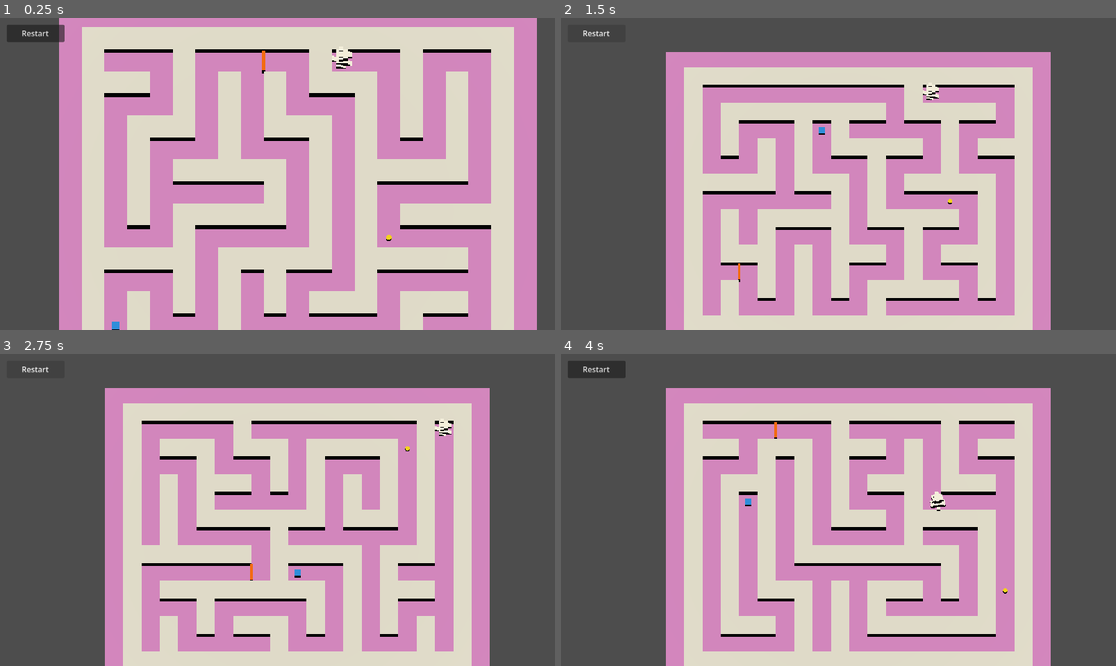
Above: before the commit, frames 1-4 (two rows, left to right).
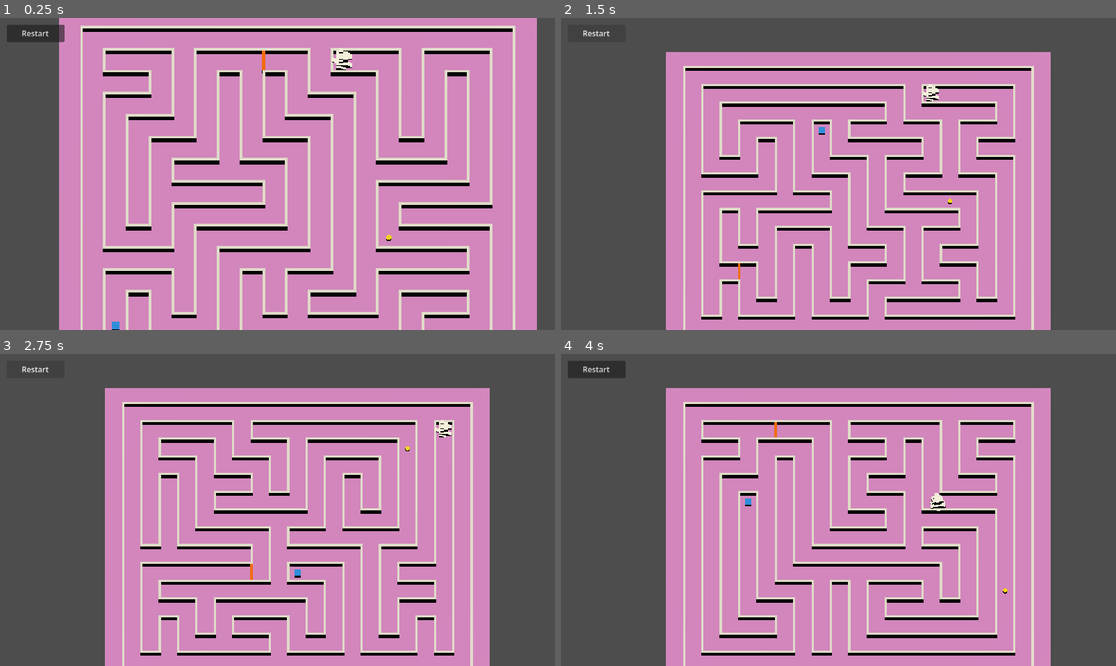
Above: after the commit, the same moments.

Repository: BirdofRain/pup-rescue
Game: Godot game, scene res://scenes/Game.tscn
Two runs of this game, one before a commit and one after it. Both use one fixed random seed, a clock stepped at 60 frames per second and the inputs below.
Inputs (mouse positions are in pixels of both pictures, inside the frame that each line leads up to):
- Up to frame 1 (0.25 s): no input
- Up to frame 2 (1.5 s): click "Restart" at 0.5 s; click "Restart" at 1.25 s
- Up to frame 3 (2.75 s): click "Restart" at 2 s
- Up to frame 4 (4 s): tap Enter at 2.75 s; move the mouse to (960, 494) at 2.77 s; click (960, 494) at 2.92 s; drag from (727, 525) to (810, 572) at 3.52 s

The runs differ from the first frame. In frame 1, 42% of the frame differs, in the area x 14-93%, y 2-100%; in frame 2, 31%; in frame 3, 30%; in frame 4, 30%.

Commit message:
Restore thin wall visuals with invisible collision fill.
Thin edge meshes look as before; full-tile colliders are hidden. Lock
puppy to floor height and remove the 0.5 spawn offset that caused floating.

Co-authored-by: Cursor <cursoragent@cursor.com>

Diff:
--- a/project.godot
+++ b/project.godot
@@ -21,10 +21,6 @@
 3d_physics/layer_2="player"
 3d_physics/layer_3="pickup"
 
-[physics]
-
-3d/physics_engine="DEFAULT"
-
 [rendering]
 
 rendering_device/driver.windows="d3d12"
--- a/scenes/Puppy.tscn
+++ b/scenes/Puppy.tscn
@@ -9,13 +9,12 @@
 [node name="Puppy" type="CharacterBody3D" unique_id=1989989181]
 collision_layer = 2
 collision_mask = 1
-floor_snap_length = 0.05
+motion_mode = 3
 max_slides = 4
 script = ExtResource("1_6wfnm")
 
 [node name="Model" type="MeshInstance3D" parent="." unique_id=6369259]
-transform = Transform3D(1, 0, 0, 0, 1, 0, 0, 0, 1, 0, 0.25, 0)
 
 [node name="CollisionShape3D" type="CollisionShape3D" parent="." unique_id=124759427]
-transform = Transform3D(1, 0, 0, 0, 1, 0, 0, 0, 1, 0, 0.225, 0)
+transform = Transform3D(1, 0, 0, 0, 1, 0, 0, 0, 1, 0, 0.452, 0)
 shape = SubResource("CapsuleShape3D_puppy")
--- a/scripts/game.gd
+++ b/scripts/game.gd
@@ -126,7 +126,9 @@
 	_spawn_door_if_present(info)
 
 	# Place puppy at start
-	puppy.global_position = info["start"] + Vector3(0.0, 0.5, 0.0)
+	puppy.global_position = info["start"]
+	if puppy.has_method("snap_to_floor"):
+		puppy.call("snap_to_floor")
 
 	has_last_target = false
 	last_target = Vector3.ZERO
--- a/scripts/maze_builder.gd
+++ b/scripts/maze_builder.gd
@@ -70,7 +70,8 @@
 	walls.name = "Walls"
 	maze_root.add_child(walls)
 
-	_build_solid_wall_tiles(lines, cols, rows, walls)
+	_build_thin_boundary_walls(lines, cols, rows, walls)
+	_build_wall_collision_fill(lines, cols, rows, walls)
 
 	# Add the door physical blocker (if present)
 	if info.door != null:
@@ -93,9 +94,64 @@
 		return false
 	return (lines[z].unicode_at(x) != CP_WALL)
 
-# One solid collider per wall tile. Thin edge-only walls left hollow interiors
-# that the puppy could walk through.
-func _build_solid_wall_tiles(lines: PackedStringArray, cols: int, rows: int, walls_root: Node3D) -> void:
+func _build_thin_boundary_walls(lines: PackedStringArray, cols: int, rows: int, walls_root: Node3D) -> void:
+	var t: float = tile_size * wall_thickness_ratio
+	var y_center: float = wall_height * 0.5
+	var vert_endpoints: Dictionary = {}
+	var horiz_endpoints: Dictionary = {}
+
+	for z in range(rows):
+		for x in range(cols):
+			if not _is_wall(lines, x, z, cols, rows):
+				continue
+
+			if not _is_wall(lines, x - 1, z, cols, rows):
+				var cx := (float(x) - 0.5) * tile_size
+				var cz := float(z) * tile_size
+				_add_visual_segment(walls_root, Vector3(cx, y_center, cz), Vector3(t, wall_height, tile_size))
+				_mark_endpoint(vert_endpoints, x, z)
+				_mark_endpoint(vert_endpoints, x, z + 1)
+
+			if not _is_wall(lines, x + 1, z, cols, rows):
+				var cx := (float(x) + 0.5) * tile_size
+				var cz := float(z) * tile_size
+				_add_visual_segment(walls_root, Vector3(cx, y_center, cz), Vector3(t, wall_height, tile_size))
+				_mark_endpoint(vert_endpoints, x + 1, z)
+				_mark_endpoint(vert_endpoints, x + 1, z + 1)
+
+			if not _is_wall(lines, x, z - 1, cols, rows):
+				var cx := float(x) * tile_size
+				var cz := (float(z) - 0.5) * tile_size
+				_add_visual_segment(walls_root, Vector3(cx, y_center, cz), Vector3(tile_size, wall_height, t))
+				_mark_endpoint(horiz_endpoints, x, z)
+				_mark_endpoint(horiz_endpoints, x + 1, z)
+
+			if not _is_wall(lines, x, z + 1, cols, rows):
+				var cx := float(x) * tile_size
+				var cz := (float(z) + 0.5) * tile_size
+				_add_visual_segment(walls_root, Vector3(cx, y_center, cz), Vector3(tile_size, wall_height, t))
+				_mark_endpoint(horiz_endpoints, x, z + 1)
+				_mark_endpoint(horiz_endpoints, x + 1, z + 1)
+
+	if corner_fill:
+		var s: float = t + corner_fill_epsilon
+		for key: String in vert_endpoints.keys():
+			if not horiz_endpoints.has(key):
+				continue
+			var parts: PackedStringArray = key.split(",")
+			var vx: int = int(parts[0])
+			var vz: int = int(parts[1])
+			var wx: float = (float(vx) - 0.5) * tile_size
+			var wz: float = (float(vz) - 0.5) * tile_size
+			_add_visual_segment(walls_root, Vector3(wx, y_center, wz), Vector3(s, wall_height, s))
+
+
+func _mark_endpoint(d: Dictionary, vx: int, vz: int) -> void:
+	d["%d,%d" % [vx, vz]] = true
+
+
+# Invisible full-tile colliders so wall interiors are not hollow (no visible mesh).
+func _build_wall_collision_fill(lines: PackedStringArray, cols: int, rows: int, walls_root: Node3D) -> void:
 	var y_center: float = wall_height * 0.5
 	var tile := Vector3(tile_size, wall_height, tile_size)
 
@@ -104,7 +160,8 @@
 			if not _is_wall(lines, x, z, cols, rows):
 				continue
 			var center := Vector3(float(x) * tile_size, y_center, float(z) * tile_size)
-			_add_segment(walls_root, center, tile)
+			_add_collision_tile(walls_root, center, tile)
+
 
 # -------------------- door --------------------
 
@@ -176,20 +233,18 @@
 
 # -------------------- segment --------------------
 
-func _add_segment(parent: Node3D, center: Vector3, size: Vector3) -> void:
-	var body := StaticBody3D.new()
-	body.name = "WallSeg"
-	body.collision_layer = 1
-	body.collision_mask = 0
-	body.position = center
-	parent.add_child(body)
+func _add_visual_segment(parent: Node3D, center: Vector3, size: Vector3) -> void:
+	var vis := Node3D.new()
+	vis.name = "WallVis"
+	vis.position = center
+	parent.add_child(vis)
 
 	var mesh := MeshInstance3D.new()
 	var box := BoxMesh.new()
 	box.size = size
 	mesh.mesh = box
 	mesh.cast_shadow = GeometryInstance3D.SHADOW_CASTING_SETTING_ON
-	body.add_child(mesh)
+	vis.add_child(mesh)
 
 	var mat := StandardMaterial3D.new()
 	mat.albedo_color = Color(0.92, 0.92, 0.92)
@@ -198,6 +253,15 @@
 	mat.specular_mode = BaseMaterial3D.SPECULAR_DISABLED
 	mesh.material_override = mat
 
+
+func _add_collision_tile(parent: Node3D, center: Vector3, size: Vector3) -> void:
+	var body := StaticBody3D.new()
+	body.name = "WallCol"
+	body.collision_layer = 1
+	body.collision_mask = 0
+	body.position = center
+	parent.add_child(body)
+
 	var col := CollisionShape3D.new()
 	var shape := BoxShape3D.new()
 	shape.size = size
--- a/scripts/puppy_controller.gd
+++ b/scripts/puppy_controller.gd
@@ -38,12 +38,11 @@
 func _ready() -> void:
 	collision_layer = 2  # player
 	collision_mask = 1   # world (walls, floor)
-	motion_mode = MOTION_MODE_GROUNDED
-	floor_snap_length = 0.05
-	floor_constant_speed = true
+	motion_mode = MOTION_MODE_FLOATING
 	max_slides = 4
 	_apply_breed_mesh()
 	_apply_collision_shape()
+	snap_to_floor()
 	if debug_enabled:
 		print("\n=== Puppy Controller _ready ===")
 		print("Puppy node path:", get_path())
@@ -68,7 +67,22 @@
 	var step_v: Vector3 = motion / (float(steps) * delta)
 	for _i in steps:
 		velocity = step_v
+		velocity.y = 0.0
 		move_and_slide()
+	global_position.y = _capsule_half_height()
+	velocity.y = 0.0
+
+
+func _capsule_half_height() -> float:
+	var h: float = maxf(collision_height, collision_radius * 2.1)
+	return collision_radius + h * 0.5
+
+
+func snap_to_floor() -> void:
+	var pos := global_position
+	pos.y = _capsule_half_height()
+	global_position = pos
+	velocity.y = 0.0
 
 
 func _apply_collision_shape() -> void:
@@ -79,7 +93,9 @@
 	capsule.height = maxf(collision_height, collision_radius * 2.1)
 	collision_shape.shape = capsule
 	collision_shape.disabled = false
-	collision_shape.position = Vector3(0.0, capsule.height * 0.5 + collision_radius, 0.0)
+	collision_shape.position = Vector3(0.0, _capsule_half_height(), 0.0)
+	if model != null:
+		model.position = Vector3(0.0, 0.0, 0.0)
 
 
 func set_target(p: Vector3) -> void:
@@ -106,6 +122,7 @@
 		_move_with_steps(delta)
 		if debug_enabled and debug_log_stop:
 			print("Puppy stop at dist:", dist, " pos:", global_position)
+		global_position.y = _capsule_half_height()
 		return
 
 	var t: float = clampf(dist / slow_radius, min_speed_factor, 1.0)
